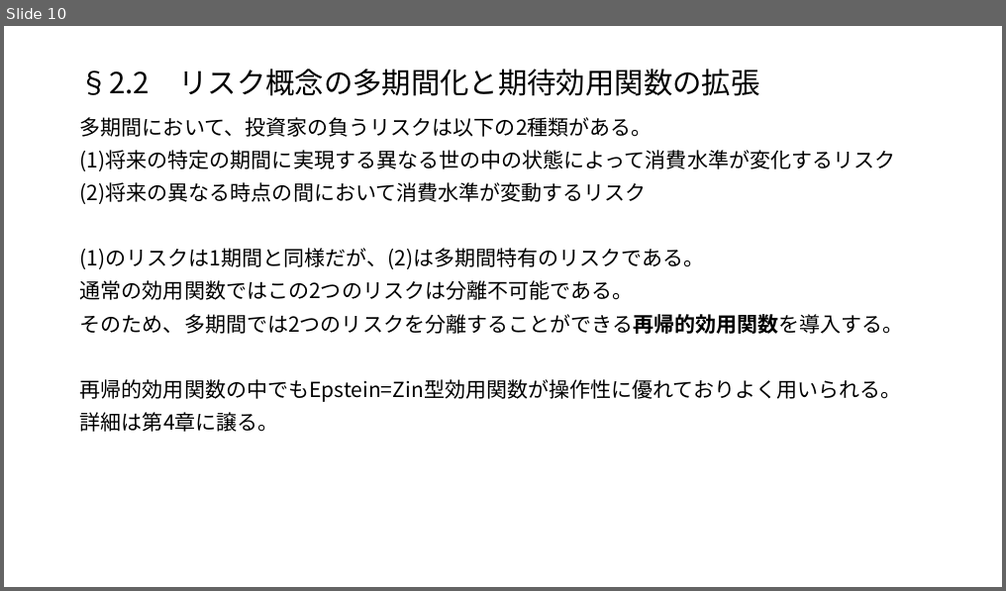
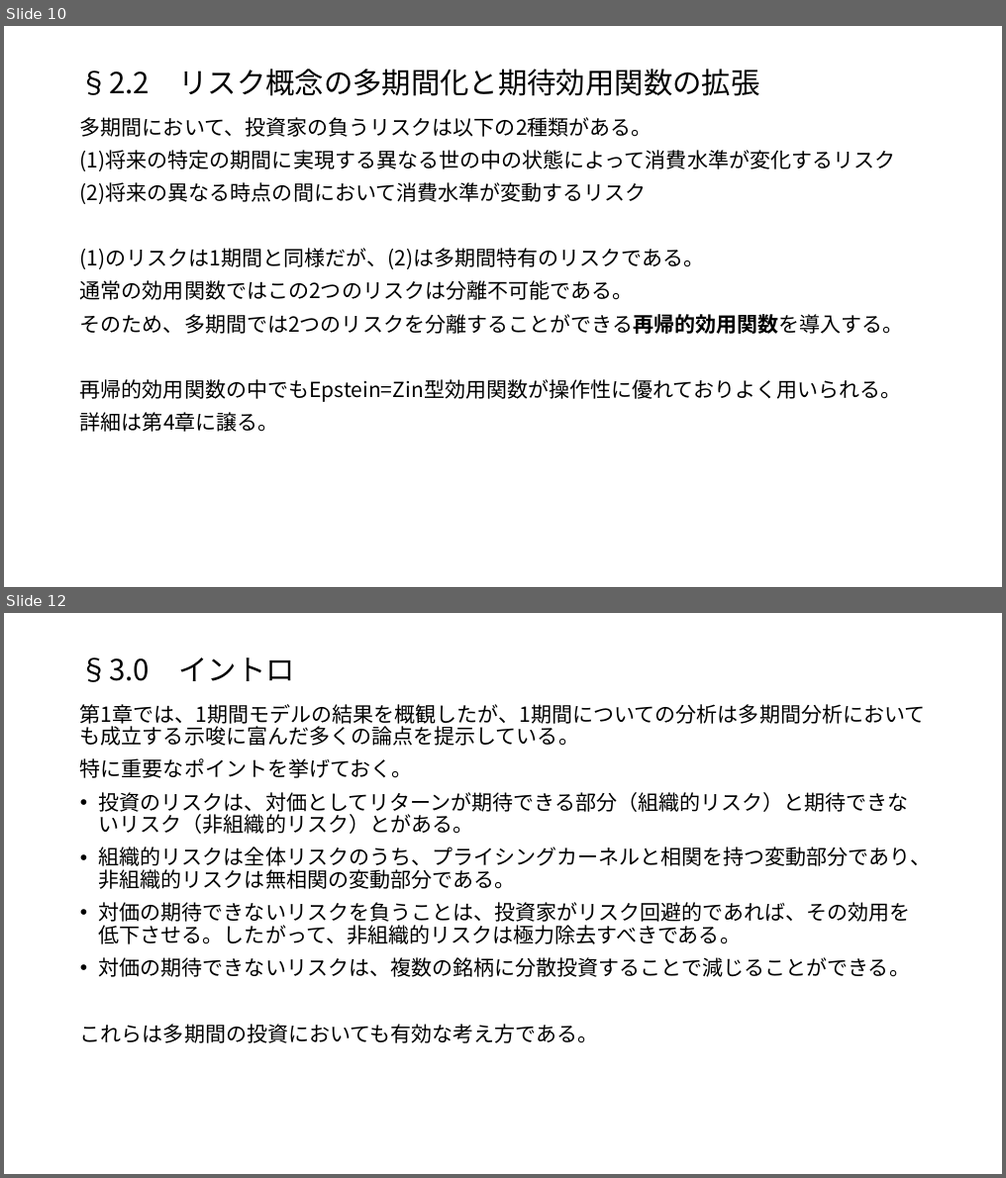
Before and after one commit to macha1811/Long-term-Investment-Theory-and-Practice, a slide deck: 第2章.pptx. Shown one above the other, each under a label of ours: slide 10 before the commit, slides 10 and 12 after it; the slides between them are not shown. The pictures are 1006x591 and 1006x1178 pixels, drawn with LibreOffice and Linux fonts; fonts in the diff are those of the drawing. Boxes give left, top, right and bottom in pixels: in the first picture for what was removed or moved away, otherwise in the second. Text is boxed around its words. In the diff, an @@ line names an element or a change of style, - is before the commit and + after.

```diff
--- a/第2章.pptx
+++ b/第2章.pptx
@@ slide 12 added at [4, 613, 1002, 1174], background #FFFFFF @@
@@ title added at [80, 658, 294, 682], 28 pt, text #000000 @@
+§3.0 イントロ
@@ text added at [80, 704, 931, 1044], 20 pt, text #000000 @@
+第1章では、1期間モデルの結果を概観したが、1期間についての分析は多期間分析においても成立する示唆に富んだ多くの論点を提示している。
+特に重要なポイントを挙げておく。
+• 投資のリスクは、対価としてリターンが期待できる部分（組織的リスク）と期待できないリスク（非組織的リスク）とがある。
+• 組織的リスクは全体リスクのうち、プライシングカーネルと相関を持つ変動部分であり、非組織的リスクは無相関の変動部分である。
+• 対価の期待できないリスクを負うことは、投資家がリスク回避的であれば、その効用を低下させる。したがって、非組織的リスクは極力除去すべきである。
+• 対価の期待できないリスクは、複数の銘柄に分散投資することで減じることができる。
+これらは多期間の投資においても有効な考え方である。
```
Also in this commit, not shown: 9 other slides added.
